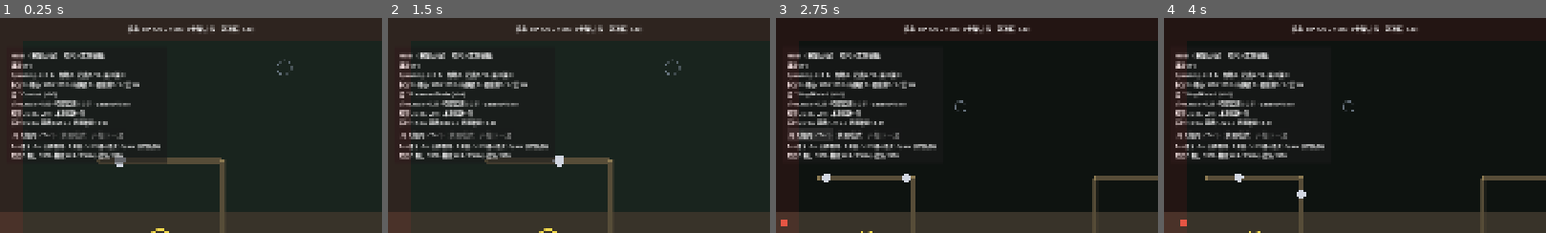
Above: before the commit, frames 1-4 (left to right).
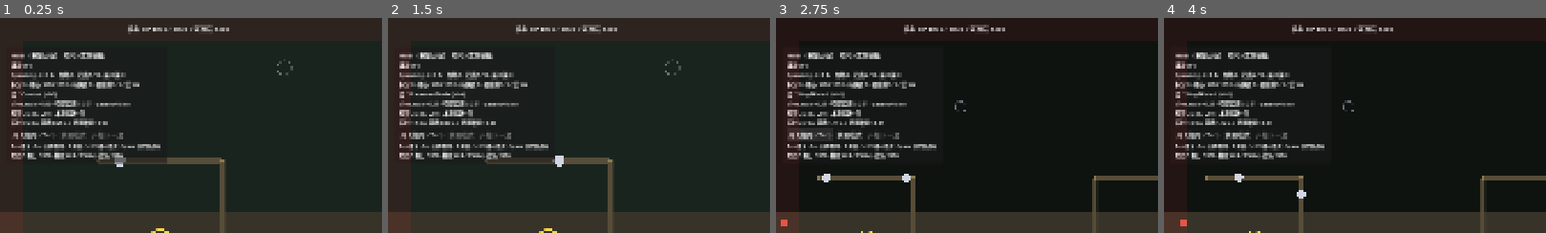
Above: after the commit, the same moments.

Repository: w814929152/corebound
Game: Godot game, scene res://scenes/main.tscn
Two runs of this game, one before a commit and one after it. Both use one fixed random seed, a clock stepped at 60 frames per second and the inputs below.
Inputs:
- Up to frame 1 (0.25 s): no input
- Up to frame 2 (1.5 s): click "开关抽屉 (Tab)" at 0.5 s; click "放置模式" at 1.25 s
- Up to frame 3 (2.75 s): click "开关抽屉 (Tab)" at 2 s
- Up to frame 4 (4 s): click "锁定 / 解锁" at 2.75 s; click "已锁（Space 解锁）" at 3.5 s
The pictures show only the part of the screen within x 0-50%, y 0-50%; the shares and areas given below are measured in that part.

The runs differ from the first frame. In frame 1, 0.4% of the frame differs, in the area x 40-67%, y 3-7%; in frame 2, 0.4%; in frame 3, 0.4%; in frame 4, 0.4%.

Commit message:
切片8续3: 可玩MVP胜负结算(核心HP单一数据源+W20通关+核心归零失败+结算覆盖层)
把已验证系统(伤害引擎+实时商店+真实刷怪+拆除回收+点选+高亮)串成W1→W20完整可试玩一局:
- 核心HP单一数据源: 迁到player.core_hp, WaveDirector漏怪扣血写回, ShopRuntime只读,
  grant_wave_result不再二次扣血(消除双账本, HUD读数与真实战斗一致)
- 胜利条件: MAX_WAVE=20, run_won信号+victory标志; 判胜放last_result记录真实kills/scrap之后
  → W20逐位等价零扰动(修正了提前判胜导致kills 1vs40的回归)
- 失败: run_lost(E-W3实时核心归零)
- 结算覆盖层 result_overlay.gd (CanvasLayer 150纯展示+重开/退出)
- HUD终局状态行 + 核心HP条低血量告警红

测试: 切片8 71→92项(+21: AC-S8-9核心HP单一数据源6 + AC-S8-10a失败9 + AC-S8-10b胜利8)
全量回归 222+2228+142+123+302+41+31+92=3181项/0失败/EXIT=0
场景冒烟 22项/0失败 零新增SCRIPT ERROR
金标本零改动: wave_sim/shop_ai/run_loop/damage_engine 均未触碰

Diff:
--- a/scripts/engine/player_state.gd
+++ b/scripts/engine/player_state.gd
@@ -33,6 +33,12 @@
 var income_mult: float = 0.0
 var reroll_disc: float = 0.0
 var cards: Dictionary = {}
+## 🔴 切片8续3（可玩 MVP）：核心 HP 单一数据源。
+##   战斗侧（WaveDirector 漏怪扣血）与商店侧（ShopRuntime / HUD / 核心 HP 条）
+##   一律读写这同一份，杜绝两份 core_hp 各扣各的、HUD 读数与真实战斗脱节。
+##   初值在 `SimPlayer.new_player()` 里按 cfg.core_hp 设定（默认 1000）。
+var core_hp_max: float = 1000.0
+var core_hp: float = 1000.0
 
 
 static func make_tower(slot: int, ctype: String, h: int, attach: Dictionary = {}) -> TowerState:
--- a/scripts/engine/sim_player.gd
+++ b/scripts/engine/sim_player.gd
@@ -33,6 +33,9 @@
 	p.income_mult = 0.0
 	p.reroll_disc = 0.0
 	p.n_hist_max = 0
+	# 🔴 切片8续3（可玩 MVP）：核心 HP 单一数据源初值（cfg.core_hp，默认 1000）。
+	p.core_hp_max = float(cfg.get("core_hp", 1000.0))
+	p.core_hp = p.core_hp_max
 	# v03 L698-699：起手送 Arrow@slot0（h=1），且 Arrow 进卡册
 	p.towers.append(_PS.make_tower(0, "Arrow", 1, {}))
 	p.cards["Arrow"] = true
--- a/scripts/gameplay/shop_controller.gd
+++ b/scripts/gameplay/shop_controller.gd
@@ -29,6 +29,8 @@
 const _TSM := preload("res://scripts/engine/time_state_machine.gd")
 const _ShopRuntime := preload("res://scripts/gameplay/shop_runtime.gd")
 const _SalvageDialog := preload("res://scripts/ui/salvage_confirm_dialog.gd")
+## 🟢 切片8续3（可玩 MVP）：一局结算覆盖层（胜负展示 + 重开/退出）
+const _ResultOverlay := preload("res://scripts/ui/result_overlay.gd")
 
 # 交互局 RNG 种子（= MC 定稿种子，便于复现；不是平衡参数）
 const DEFAULT_RUN_SEED := 20260930
@@ -104,6 +106,9 @@
 		wd.wave_result.connect(_on_wave_result)
 	if not wd.is_connected("run_lost", _on_run_lost):
 		wd.run_lost.connect(_on_run_lost)
+	# 🟢 切片8续3（可玩 MVP）：通关胜利信号
+	if not wd.is_connected("run_won", _on_run_won):
+		wd.run_won.connect(_on_run_won)
 	if runtime != null:
 		wd.bind_runtime(runtime)
 
@@ -116,6 +121,46 @@
 	over = true
 	print("[shop_controller] 核心 HP 归零（W%d）→ 停止推进（E-W3 立即失败）" % p_w)
 	_emit_run()
+	_show_result(false, p_w)
+
+
+func _on_run_won(p_w: int) -> void:
+	over = true
+	print("[shop_controller] 通关胜利（打完 W%d 且核心未归零）" % p_w)
+	_emit_run()
+	_show_result(true, p_w)
+
+
+## 🟢 切片8续3（可玩 MVP）：挂结算覆盖层（幂等——一局只弹一次，因为 over 已置位）。
+func _show_result(p_won: bool, p_wave: int) -> void:
+	if runtime == null:
+		return
+	var hp := float(runtime.player.core_hp) if runtime.player != null else 0.0
+	var hp_max := float(runtime.player.core_hp_max) if runtime.player != null else 0.0
+	var scrap := float(runtime.scrap)
+	var ov = _ResultOverlay.new()
+	add_child(ov)
+	# 🔴 结算期间世界保持 paused（覆盖层 process_mode=ALWAYS 仍可点按钮）；
+	#   重开 → 重新走 start_run；退出 → 退出场景树（headless 下仅打印）。
+	ov.show_result(p_won, p_wave, hp, hp_max, scrap,
+		Callable(self, "_on_restart_requested"), Callable(self, "_on_quit_requested"))
+
+
+func _on_restart_requested() -> void:
+	# 重开一局：复位 over → runtime 重建（清 scrap/core_hp/构筑/待放置）→
+	#   刷新 WaveDirector 的 player 引用（setup 会 new_player）→ 重新开波 W1。
+	over = false
+	if runtime != null:
+		runtime.setup("B", DEFAULT_RUN_SEED)
+	if wave_director != null:
+		wave_director.bind_runtime(runtime)   # 刷新 player / core_hp 引用
+	_emit_run()
+	print("[shop_controller] 再来一局 → 重新开波 W1")
+	start_run(1)
+
+
+func _on_quit_requested() -> void:
+	print("[shop_controller] 退出本局（headless 下仅记录；图形端可 get_tree().quit()）")
 
 
 func _on_reroll_requested() -> void:
@@ -244,7 +289,9 @@
 		print("[shop_controller][WARN] W%d 实时结果与金标本口径不一致（三原型/Elite 已开）"
 			% w + " → 收入回落金标本（S5-D1 待拍板）")
 	runtime.grant_wave_result(res)   # R3：击杀收入 × (1 + income_mult)
-	if runtime.core_hp <= 0.0:
+	# 🔴 切片8续3：核心 HP 单一数据源 → 读 player.core_hp（实时战斗已在漏怪当刻扣好）。
+	#   失败判定主路由是 WaveDirector.run_lost → _on_run_lost（E-W3 实时）；此处仅作兜底。
+	if runtime.player != null and float(runtime.player.core_hp) <= 0.0 and not over:
 		over = true
 		print("[shop_controller] 核心 HP 归零（W%d）→ 停止推进" % w)
 	_emit_shop()
--- a/scripts/gameplay/shop_runtime.gd
+++ b/scripts/gameplay/shop_runtime.gd
@@ -106,8 +106,8 @@
 var path: String = "B"
 var wave: int = 0
 var scrap: float = 0.0          # 积分（🔴 M5：仅击杀获得；商店不产出、不回收）
-var core_hp: float = 0.0
-var core_hp_max: float = 0.0
+## 🔴 切片8续3（可玩 MVP）：核心 HP 不再是本类独立账本 —— 一律读写 `player.core_hp`
+##   （单一数据源，与 WaveDirector 战斗侧共用）。本类只保留 `scrap` 经济账。
 
 var rerolls: int = 0            # n：本波已刷新次数（每波重置）
 var lock_index: int = -1        # 锁定的商品位（-1 = 无；3 位中可锁 1，每波重置）
@@ -143,8 +143,11 @@
 	rng = _PyRandom.new(seed_value)
 	wave = 0
 	scrap = 0.0
-	core_hp_max = float(cfg["core_hp"])
-	core_hp = core_hp_max
+	# 🔴 切片8续3：核心 HP 初值由 SimPlayer.new_player 按（可能被 overrides 覆盖的）
+	#   cfg.core_hp 设定 → 这里不再重复赋值，只确保与 cfg 一致（幂等）。
+	if player != null:
+		player.core_hp_max = float(cfg["core_hp"])
+		player.core_hp = player.core_hp_max
 	rerolls = 0
 	lock_index = -1
 	offers = []
@@ -943,10 +946,13 @@
 	return _WaveSim.simulate_wave(player, w, cfg, geo)
 
 
-## R3：收入 = 本波击杀废铁 × (1 + income_mult)；漏怪扣核心 HP。
+## R3：收入 = 本波击杀废铁 × (1 + income_mult)。
+## 🔴 切片8续3（可玩 MVP）：核心 HP 扣减**不再**在此处 —— 实时战斗里 `WaveDirector`
+##   已在漏怪当刻把 `player.core_hp` 扣到单一数据源上（E-W3 实时失败判定 + HUD 实时读数）。
+##   若此处再按 `core_damage` 扣一次就是**双重扣血**（金标本 `run_loop` 是独立本地变量、
+##   不走本函数，故不受影响）。本函数只入积分账。
 func grant_wave_result(res: Dictionary) -> void:
 	scrap += float(res["scrap_earned"]) * (1.0 + float(player.income_mult))
-	core_hp = maxf(0.0, core_hp - float(res["core_damage"]))
 
 
 # ---------------------------------------------------------------------------
@@ -994,8 +1000,8 @@
 	return {
 		"wave": wave,
 		"scrap": scrap,
-		"core_hp": core_hp,
-		"core_hp_max": core_hp_max,
+		"core_hp": player.core_hp,
+		"core_hp_max": player.core_hp_max,
 		"rerolls": rerolls,
 		"reroll_cost": reroll_cost(),
 		"lock_index": lock_index,
--- a/scripts/gameplay/wave_director.gd
+++ b/scripts/gameplay/wave_director.gd
@@ -76,6 +76,9 @@
 signal monster_killed(m)
 signal monster_leaked(m)                         # → Core.hp -= 50
 signal run_lost(w: int)                          # E-W3：核心 HP ≤ 0 立即失败
+## 🟢 切片8续3（可玩 MVP）：通关胜利 —— 打完最后一波（W_MAX_WAVE）且核心未归零。
+##   与 `run_lost` 对称：`run_lost` = 核心归零失败，`run_won` = 全波次清空胜利。
+signal run_won(w: int)
 
 
 # ---------------------------------------------------------------------------
@@ -116,6 +119,9 @@
 var scrap_earned: float = 0.0
 var core_hp: float = 1000.0
 var run_failed: bool = false
+## 🟢 切片8续3：通关标志（打完 W_MAX_WAVE 且核心未归零）。与 run_failed 互斥。
+##   🔴 变量名用 `victory`（不能与 signal `run_won` 同名 → Godot 解析冲突）。
+var victory: bool = false
 
 # ---- 本波出生表（静态预计算，波首算一次）----
 var _proto_seq: Array = []
@@ -130,6 +136,10 @@
 #    只影响"追赶速度"，不影响任何数值口径（子步总数由 `t_wave` 与 `limit` 决定）。
 const MAX_SUBSTEPS_PER_FRAME := 64
 
+## 🟢 切片8续3（可玩 MVP）：一局总波数（W1..W20）。与金标本 `run_loop` 的
+##    `max_wave = 20` 默认值对齐。打完 W20 且核心未归零 → 通关（`run_won`）。
+const MAX_WAVE := 20
+
 
 func _ready() -> void:
 	process_mode = Node.PROCESS_MODE_ALWAYS
@@ -143,8 +153,14 @@
 	player = p_player
 	cfg = p_cfg
 	geo = p_geo
-	core_hp = float(cfg.get("core_hp", 1000.0))
+	# 🔴 切片8续3：核心 HP 单一数据源 —— 若注入了 player，就以其为权威初值（跨波延续）；
+	#   否则退回 cfg.core_hp（headless 单测里 setup 早于 player 建好的情形）。
+	if player != null and "core_hp" in player:
+		core_hp = float(player.core_hp)
+	else:
+		core_hp = float(cfg.get("core_hp", 1000.0))
 	run_failed = false
+	victory = false
 	state = State.IDLE
 	last_result_w = -1
 
@@ -316,6 +332,9 @@
 			m2.state = MState.LEAKED
 			leaked_count += 1
 			core_hp = maxf(0.0, core_hp - leak_dmg)
+			# 🔴 切片8续3：核心 HP 单一数据源 → 同步写回 player（供 HUD/商店读同一份）。
+			if player != null and "core_hp" in player:
+				player.core_hp = core_hp
 			emit_signal("monster_leaked", m2)
 			if core_hp <= 0.0 and not run_failed:
 				run_failed = true
@@ -365,6 +384,8 @@
 		_end_wave()
 		return true
 	# E-W2：到达 `D + t_reach` → 残留怪**直接移除**（不扣血、不给分，与 sim 真身同口径）
+	#   🔴 顺序关键：W20 也走这条"正常收尾"路径 → 先把真实 kills/scrap 记进 last_result，
+	#      再由 _end_wave 内的胜利判定（w >= MAX_WAVE 且未失败）判胜。等价性零扰动。
 	if t_wave > limit:
 		_end_wave()
 		return true
@@ -390,8 +411,16 @@
 		"t_wave": t_wave,
 		"core_hp": core_hp,
 		"failed": run_failed,
+		"won": victory,
 	}
 	last_result_w = w
+	# 🟢 切片8续3（可玩 MVP）：通关胜利判定放在 last_result 记录**之后** ——
+	#   此时 kills/scrap_earned 已是本波真实值（W20 全清 = 40 杀），等价性零扰动。
+	#   条件：打完最后一波（w >= MAX_WAVE）且核心未归零（not run_failed）。
+	if w >= MAX_WAVE and not run_failed and not victory:
+		victory = true
+		last_result["won"] = true
+		emit_signal("run_won", w)
 	emit_signal("wave_result", w, last_result)
 	# 时钟侧：进安全窗（TimeDirector 会写 paused 并广播 wave_ended）
 	if director != null:
@@ -426,6 +455,7 @@
 		"scrap_earned": scrap_earned,
 		"core_hp": core_hp,
 		"failed": run_failed,
+		"won": victory,
 		"dps": dps,
 		"interval": interval,
 		"limit": limit,
--- a/scripts/ui/battle_shop.gd
+++ b/scripts/ui/battle_shop.gd
@@ -75,8 +75,11 @@
 	if pulse != null and pulse.has_method("bind_director"):
 		pulse.bind_director(director)
 	var hp := get_node_or_null("CoreHpLayer/CoreHpBar")
-	if hp != null and hp.has_method("bind_director"):
-		hp.bind_director(director)
+	if hp != null:
+		if hp.has_method("bind_director"):
+			hp.bind_director(director)
+		if hp.has_method("bind_controller"):
+			hp.bind_controller(controller)   # 🟢 切片8续3：核心 HP 单一数据源实时刷新
 
 	# ---- 运行时快照注入 UI（只读）----
 	for n in [hud, shop]:
--- a/scripts/ui/core_hp_bar.gd
+++ b/scripts/ui/core_hp_bar.gd
@@ -11,15 +11,17 @@
 
 const C_BG := Color(0.04, 0.05, 0.07, 0.92)
 const C_FILL := Color(0.24, 0.78, 0.83, 1.0)
+const C_FILL_LOW := Color(0.86, 0.20, 0.20, 1.0)   # 🟢 切片8续3：核心 HP ≤ 25% 告警红
 const C_TEXT := Color(1.0, 1.0, 1.0, 1.0)
 
 const HP_MAX := 1000.0     # core-defense GDD v0.5：核心 HP 1000
-const HP_NOW := 720.0      # 骨架占位值（等 wave-spawner 供数）
+const HP_NOW := 720.0      # 骨架占位初值（接线后由 runtime 单一数据源覆盖）
 
 
 var _fill: ColorRect
 var _label: Label
 var _director: Node = null
+var _controller: Node = null   # 🟢 切片8续3：读 runtime.player.core_hp（单一数据源）
 
 
 func _ready() -> void:
@@ -29,7 +31,21 @@
 
 
 func bind_director(d: Node) -> void:
-	_director = d       # 骨架阶段不需要，先留接口（后续接 WS-5）
+	_director = d
+
+
+## 🟢 切片8续3（可玩 MVP）：注入 controller，读 runtime.player.core_hp 实时刷新。
+func bind_controller(c: Node) -> void:
+	_controller = c
+	if c == null:
+		return
+	if not c.is_connected("run_changed", _on_run_changed):
+		c.run_changed.connect(_on_run_changed)
+	call_deferred("_on_run_changed")
+
+
+func _on_run_changed() -> void:
+	_refresh_hp()
 
 
 func _build() -> void:
@@ -65,7 +81,22 @@
 
 
 func set_hp(hp: float, hp_max: float) -> void:
-	# [接口] 后续 `wave-spawner` 的 WS-5 直接调这里
+	# [接口] 后续 `wave-spawner` 的 WS-5 直接调这里（骨架占位用；接线后走 _refresh_hp）
 	var r: float = clampf(hp / maxf(1.0, hp_max), 0.0, 1.0)
 	_fill.anchor_right = r
-	_label.text = "核心 HP %d / %d（骨架占位 · 穿透层 130）" % [int(hp), int(hp_max)]
+	_label.text = "核心 HP %d / %d（穿透层 130）" % [int(hp), int(hp_max)]
+
+
+## 🟢 切片8续3（可玩 MVP）：从 runtime.player 读核心 HP 单一数据源实时刷新。
+func _refresh_hp() -> void:
+	if _controller == null or _controller.runtime == null:
+		return
+	var p = _controller.runtime.player
+	if p == null:
+		return
+	var hp: float = float(p.core_hp)
+	var hp_max: float = float(p.core_hp_max)
+	set_hp(hp, hp_max)
+	# 低血量告警红（≤ 25%）
+	var r: float = clampf(hp / maxf(1.0, hp_max), 0.0, 1.0)
+	_fill.color = C_FILL_LOW if r <= 0.25 else C_FILL
--- a/scripts/ui/hud.gd
+++ b/scripts/ui/hud.gd
@@ -198,6 +198,16 @@
 		(r["pending"] as Array).size(),
 		int(r["cards"]), int(r["cards_max"]),
 		int(r["towers"]), int(r["towers_max"])]
+	# 🟢 切片8续3（可玩 MVP）：终局状态行（胜负已由 WaveDirector 判定、controller.over 置位）
+	if bool(controller.over):
+		var wd: Node = controller.wave_director
+		var won: bool = false
+		if wd != null and "run_won" in wd:
+			won = bool(wd.run_won)
+		if won:
+			_run_label.text += "   【通关胜利】"
+		else:
+			_run_label.text += "   【核心归零 · 失败】"
 
 
 ## 切片5：真实刷怪读数（**只读** `WaveDirector.snapshot()`，UI 不持有玩法状态）
--- /dev/null
+++ b/scripts/ui/result_overlay.gd
@@ -0,0 +1,141 @@
+extends CanvasLayer
+##
+## 切片8续3（可玩 MVP）· 一局结算覆盖层 —— `result_overlay.gd`
+##
+## 职责：把「W1→W20 完整一局」的**终局**打在屏幕上 —— 胜利（通关）/ 失败（核心归零）。
+##   这是把已验证系统串成「能玩起来的一局」的收口：胜负判定来自 `WaveDirector`
+##   的 `run_won` / `run_lost` 信号，本组件**纯展示 + 提供重开/退出意图**，不含玩法口径。
+##
+## 🔴 分层：CanvasLayer **150**（高于确认弹窗 140 / 商店 100 / 核心 HP 130）——
+##   结算时盖住一切，玩家必须点「再来一局」或「退出」才离开（防误触中途切走）。
+##
+## 🔴 口径来源：wave-spawner §2.8（E-W3 核心归零失败）+ 概念 §2.1（W1–W20 一局）。
+##   · 胜利：打完 W20 且核心未归零（`run_won`）；
+##   · 失败：核心 HP ≤ 0（`run_lost`，E-W3 立即失败）。
+##
+## 用法（ShopController 侧）：
+##   var ov := ResultOverlay.new()
+##   add_child(ov)
+##   ov.show_result(true, 20, core_hp, core_hp_max, scrap)   # 或 show_result(false, w, ...)
+##
+## ⚠️ Godot 坑（control-manifest §4）：
+##   G6 headless 无 global_script_class_cache → 不写 class_name，调用方 preload/实例化；
+##   layer 必须在 `_init` 钉死（show_result 可能在 _ready 前被调）。
+##
+
+signal restart_requested()
+signal quit_requested()
+
+var _built: bool = false
+var _on_restart: Callable = Callable()
+var _on_quit: Callable = Callable()
+
+var _backdrop: ColorRect
+var _panel: PanelContainer
+var _title_label: Label
+var _body_label: Label
+var _restart_btn: Button
+var _quit_btn: Button
+
+
+func _init() -> void:
+	# 🔴 layer 在 _init 钉死（show_result 可能在 _ready 前被调，见 salvage_confirm_dialog 同款坑）
+	layer = 150
+
+
+func _ready() -> void:
+	process_mode = Node.PROCESS_MODE_ALWAYS
+	_build()
+	visible = false
+
+
+func _build() -> void:
+	if _built:
+		return
+	_built = true
+
+	_backdrop = ColorRect.new()
+	_backdrop.color = Color(0.0, 0.0, 0.0, 0.72)
+	_backdrop.set_anchors_preset(Control.PRESET_FULL_RECT)
+	add_child(_backdrop)
+
+	_panel = PanelContainer.new()
+	_panel.set_anchors_preset(Control.PRESET_CENTER)
+	_panel.custom_minimum_size = Vector2(400.0, 0.0)
+	add_child(_panel)
+
+	var margin := MarginContainer.new()
+	margin.add_theme_constant_override("margin_left", 24)
+	margin.add_theme_constant_override("margin_right", 24)
+	margin.add_theme_constant_override("margin_top", 22)
+	margin.add_theme_constant_override("margin_bottom", 22)
+	_panel.add_child(margin)
+
+	var vbox := VBoxContainer.new()
+	vbox.add_theme_constant_override("separation", 16)
+	margin.add_child(vbox)
+
+	_title_label = Label.new()
+	_title_label.add_theme_font_size_override("font_size", 26)
+	_title_label.horizontal_alignment = HORIZONTAL_ALIGNMENT_CENTER
+	vbox.add_child(_title_label)
+
+	_body_label = Label.new()
+	_body_label.add_theme_font_size_override("font_size", 15)
+	_body_label.horizontal_alignment = HORIZONTAL_ALIGNMENT_CENTER
+	_body_label.autowrap_mode = TextServer.AUTOWRAP_WORD_SMART
+	vbox.add_child(_body_label)
+
+	var hbox := HBoxContainer.new()
+	hbox.add_theme_constant_override("separation", 14)
+	hbox.alignment = BoxContainer.ALIGNMENT_CENTER
+	vbox.add_child(hbox)
+
+	_restart_btn = Button.new()
+	_restart_btn.text = "再来一局"
+	_restart_btn.custom_minimum_size = Vector2(140.0, 44.0)
+	_restart_btn.pressed.connect(_on_restart_pressed)
+	hbox.add_child(_restart_btn)
+
+	_quit_btn = Button.new()
+	_quit_btn.text = "退出"
+	_quit_btn.custom_minimum_size = Vector2(120.0, 44.0)
+	_quit_btn.pressed.connect(_on_quit_pressed)
+	hbox.add_child(_quit_btn)
+
+
+## 展示结算。
+##   p_won     ：true = 通关胜利，false = 核心归零失败
+##   p_wave    ：终局所在波次（胜利 = W20，失败 = 阵亡波）
+##   p_core_hp / p_core_hp_max：终局核心 HP（胜利展示剩余血量，失败展示 0）
+##   p_scrap   ：终局累计积分（两态都展示，作为「本局构筑成果」）
+func show_result(p_won: bool, p_wave: int, p_core_hp: float, p_core_hp_max: float,
+		p_scrap: float, on_restart: Callable = Callable(),
+		on_quit: Callable = Callable()) -> void:
+	_build()
+	_on_restart = on_restart
+	_on_quit = on_quit
+	if p_won:
+		_title_label.text = "通 关 胜 利"
+		_title_label.add_theme_color_override("font_color", Color(0.30, 0.90, 0.55, 1.0))
+		_body_label.text = "守核成功！\n打完 W1 → W%d 全部波次\n核心 HP 剩余 %d / %d\n本局积分 %.0f" % [
+			p_wave, int(p_core_hp), int(p_core_hp_max), float(p_scrap)]
+	else:
+		_title_label.text = "核 心 归 零 · 失 败"
+		_title_label.add_theme_color_override("font_color", Color(0.95, 0.32, 0.28, 1.0))
+		_body_label.text = "核心在 W%d 被击穿\n构筑强度不足 —— 再试一次？\n本局积分 %.0f" % [
+			p_wave, float(p_scrap)]
+	visible = true
+
+
+func _on_restart_pressed() -> void:
+	visible = false
+	if _on_restart.is_valid():
+		_on_restart.call()
+	restart_requested.emit()
+
+
+func _on_quit_pressed() -> void:
+	if _on_quit.is_valid():
+		_on_quit.call()
+	quit_requested.emit()
--- a/tests/run_slice5_scene_smoke.gd
+++ b/tests/run_slice5_scene_smoke.gd
@@ -178,7 +178,7 @@
 		# ---- 收入入账（M5）----
 		var rt = controller.runtime
 		_tally("④ 击杀收入已入账（M5）", float(rt.scrap) >= 0.0)
-		print("  积分 %.0f · 核心 %.0f/%.0f" % [float(rt.scrap), float(rt.core_hp), float(rt.core_hp_max)])
+		print("  积分 %.0f · 核心 %.0f/%.0f" % [float(rt.scrap), float(rt.player.core_hp), float(rt.player.core_hp_max)])
 
 		# =====================================================================
 		# 4. 再开一波（证明波次循环能持续）
--- a/tests/test_suite_slice8.gd
+++ b/tests/test_suite_slice8.gd
@@ -32,6 +32,12 @@
 const _ShopRuntime := preload("res://scripts/gameplay/shop_runtime.gd")
 const _PS := preload("res://scripts/engine/player_state.gd")
 const _SalvageDialog := preload("res://scripts/ui/salvage_confirm_dialog.gd")
+## 🟢 切片8续3（可玩 MVP）：胜负结算 + 核心 HP 单一数据源
+const _WaveDirector := preload("res://scripts/gameplay/wave_director.gd")
+const _WaveSim := preload("res://scripts/engine/wave_sim.gd")
+const _SimPlayer := preload("res://scripts/engine/sim_player.gd")
+const _Geo6 := preload("res://scripts/geo/geo6.gd")
+const _Cfg := preload("res://scripts/engine/mvp_config.gd")
 
 var _pass = 0
 var _fail = 0
@@ -432,9 +438,96 @@
 # ===========================================================================
 #  汇总
 # ===========================================================================
+# ===========================================================================
+#  AC-S8-9 · 核心 HP 单一数据源（切片8续3 · 可玩 MVP）
+# ===========================================================================
+func _test_core_hp_single_source() -> void:
+	_log("")
+	_log("--- [AC-S8-9] 核心 HP 单一数据源：player.core_hp 为权威，runtime 只读它 ---")
+	var rt = _mk_runtime()
+	# ① new_player / setup 后核心 HP = cfg.core_hp（1000），runtime.snapshot 读同一份
+	_check("player.core_hp 初值 = cfg.core_hp (1000)", float(rt.player.core_hp), 1000.0)
+	_check("player.core_hp_max = 1000", float(rt.player.core_hp_max), 1000.0)
+	_check("runtime.snapshot.core_hp 读 player (1000)", float(rt.snapshot()["core_hp"]), 1000.0)
+	# ② 战斗侧漏怪扣血写在 player 上（模拟 WaveDirector 的行为）→ runtime 立即读到同一份
+	rt.player.core_hp = 500.0
+	_check("战斗侧扣到 player=500 → snapshot 同步 500", float(rt.snapshot()["core_hp"]), 500.0)
+	# ③ grant_wave_result 不再二次扣血（扣减已移到 WaveDirector 漏怪当刻）→ 只入积分
+	var scrap_before: float = rt.scrap
+	rt.grant_wave_result({"scrap_earned": 40.0, "core_damage": 200.0})
+	_check("grant_wave_result 入积分 40", rt.scrap, scrap_before + 40.0)
+	_check("grant_wave_result 不再扣核心 HP（仍 500，无双扣）", float(rt.player.core_hp), 500.0)
+
+
+# ===========================================================================
+#  AC-S8-10 · 胜负结算（切片8续3 · 可玩 MVP）：run_lost / run_won
+# ===========================================================================
+func _mk_battle_director(p_w: int, player):
+	var cfg = _Cfg.cfg_of("B")
+	var geo = _Geo6.build()
+	var wd = _WaveDirector.new()
+	wd.setup(player, cfg, geo)
+	wd.w = p_w
+	return wd
+
+
+## 零 DPS 玩家（拆掉全部塔）→ 全漏 → 核心归零失败
+func _test_run_lost() -> void:
+	_log("")
+	_log("--- [AC-S8-10a] 失败：零 DPS → 漏怪扣血 → 核心归零 run_failed ---")
+	var p = _SimPlayer.new_player("B", _Cfg.cfg_of("B"), _Geo6.build())
+	p.towers = []                    # 拆光 → 零 DPS
+	var wd = _mk_battle_director(1, p)
+	# 🔴 Godot 坑（control-manifest §4）：内联 func() 捕获标量局部变量 headless 下不回写外层
+	#   → 用 Dictionary 引用捕获（与 slice5 AC-W6 的 box[0] 范式同款）。
+	var lost_box := { "n": 0 }
+	wd.run_lost.connect(func(_w: int) -> void: lost_box["n"] = int(lost_box["n"]) + 1)
+	wd.start_wave(1)
+	wd.run_to_end()
+	_check_int("W1 零 DPS → 10 只全漏", wd.leaked_count, 10)
+	_check("W1 后核心 1000 → 500", wd.core_hp, 500.0)
+	_check_bool("W1 后未失败（核心未归零）", wd.run_failed, false)
+	_check_bool("W1 未判胜", wd.victory, false)
+	# 续 W2：第 20 只漏怪把核心打到 0 → 立即失败
+	wd.start_wave(2)
+	wd.run_to_end()
+	_check("W2 后核心归零 0", wd.core_hp, 0.0)
+	_check_bool("核心归零 → run_failed=true（E-W3 立即失败）", wd.run_failed, true)
+	_check_bool("失败时 run_won 保持 false（二者互斥）", wd.victory, false)
+	_check_bool("run_lost 信号发过一次", int(lost_box["n"]), 1)
+	_check("player.core_hp 同步归零（单一数据源）", float(p.core_hp), 0.0)
+
+
+## 超强 DPS → W1..W20 全清不漏 → 打完 W20 判胜 run_won
+func _test_run_won() -> void:
+	_log("")
+	_log("--- [AC-S8-10b] 胜利：全清 W1..W20 → 打完最后一波 run_won ---")
+	var p = _SimPlayer.new_player("B", _Cfg.cfg_of("B"), _Geo6.build())
+	# 超强构筑：核心塔 + 5 座高塔，保证 W1..W20 全清不漏（否则 balance 依赖）
+	p.towers[0].h = 400
+	for s in [1, 2, 3, 4, 5]:
+		p.towers.append(_PS.make_tower(s, "Cannon", 400, {}))
+	var wd = _mk_battle_director(1, p)
+	# 🔴 Godot 坑：内联 func() 捕获标量不回写外层 → 用 Dictionary 引用捕获
+	var won_box := { "n": 0 }
+	var lost_box := { "n": 0 }
+	wd.run_won.connect(func(_w: int) -> void: won_box["n"] = int(won_box["n"]) + 1)
+	wd.run_lost.connect(func(_w: int) -> void: lost_box["n"] = int(lost_box["n"]) + 1)
+	# 逐波推进（模拟玩家一波波打）
+	for w in range(1, _WaveDirector.MAX_WAVE + 1):
+		wd.start_wave(w)
+		wd.run_to_end()
+	_check_bool("全程无漏怪失败（run_failed=false）", wd.run_failed, false)
+	_check_bool("打完 W20 → run_won=true（通关胜利）", wd.victory, true)
+	_check_bool("胜利时 run_lost 未发", int(lost_box["n"]), 0)
+	_check_bool("run_won 信号发过一次", int(won_box["n"]), 1)
+	_check("通关时核心仍满血 1000（零漏怪）", wd.core_hp, 1000.0)
+	_check("last_result 带 won=true", bool(wd.last_result["won"]), true)
+
+
 func run_all() -> bool:
 	_log("=".repeat(78))
-	_log("切片8 · 拆除回收 Salvage / 弃卡 / 卸下改投 + I-9 二次确认 + I-7 塔位点选 + C2 高亮")
+	_log("切片8 · 拆除回收 Salvage / 弃卡 / 卸下改投 + I-9 二次确认 + I-7 塔位点选 + C2 高亮 + 可玩MVP胜负")
 	_log("=".repeat(78))
 	_test_invested_tracking()
 	_test_salvage_settlement()
@@ -445,6 +538,9 @@
 	_test_golden_untouched()
 	_test_tower_selection()
 	_test_c2_highlights()
+	_test_core_hp_single_source()
+	_test_run_lost()
+	_test_run_won()
 	_log("")
 	_log("-".repeat(78))
 	_log("切片8 合计：PASS=%d  FAIL=%d" % [_pass, _fail])
Not shown, changed: .workbuddy/memory/2026-09-30.md
Not shown, changed: docs/architecture/control-manifest.md
Not shown, changed: docs/phase3/slice8-verify.md
